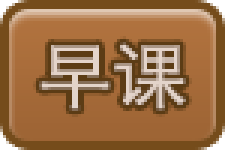
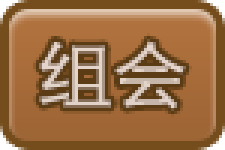
Layer changes from the first (225, 150) image to the second:
renamed "早课" to "组会", painted on it over (39, 39, 186, 111)
removed layer "背景" over (33, 33, 192, 117)
